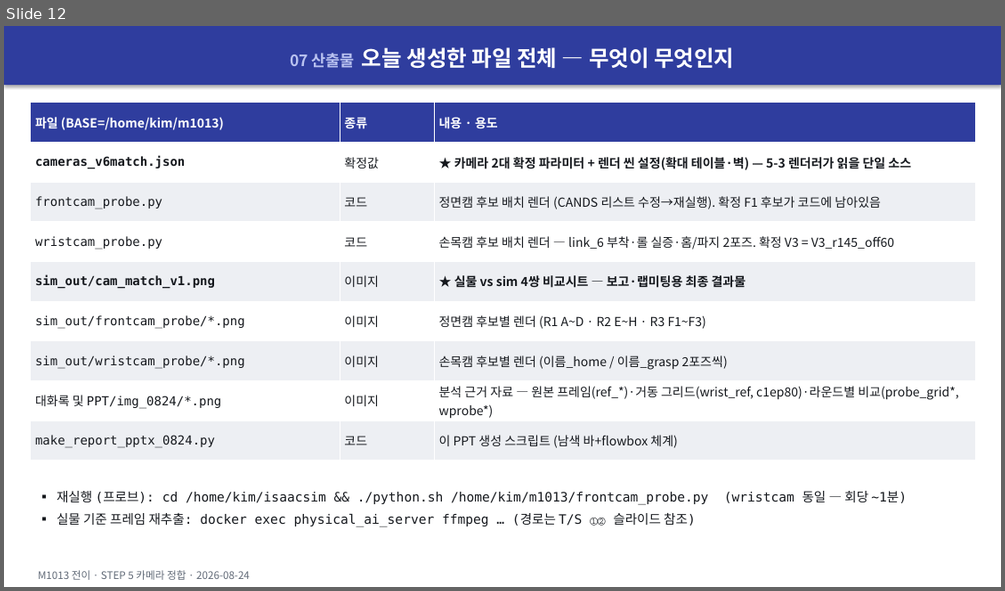
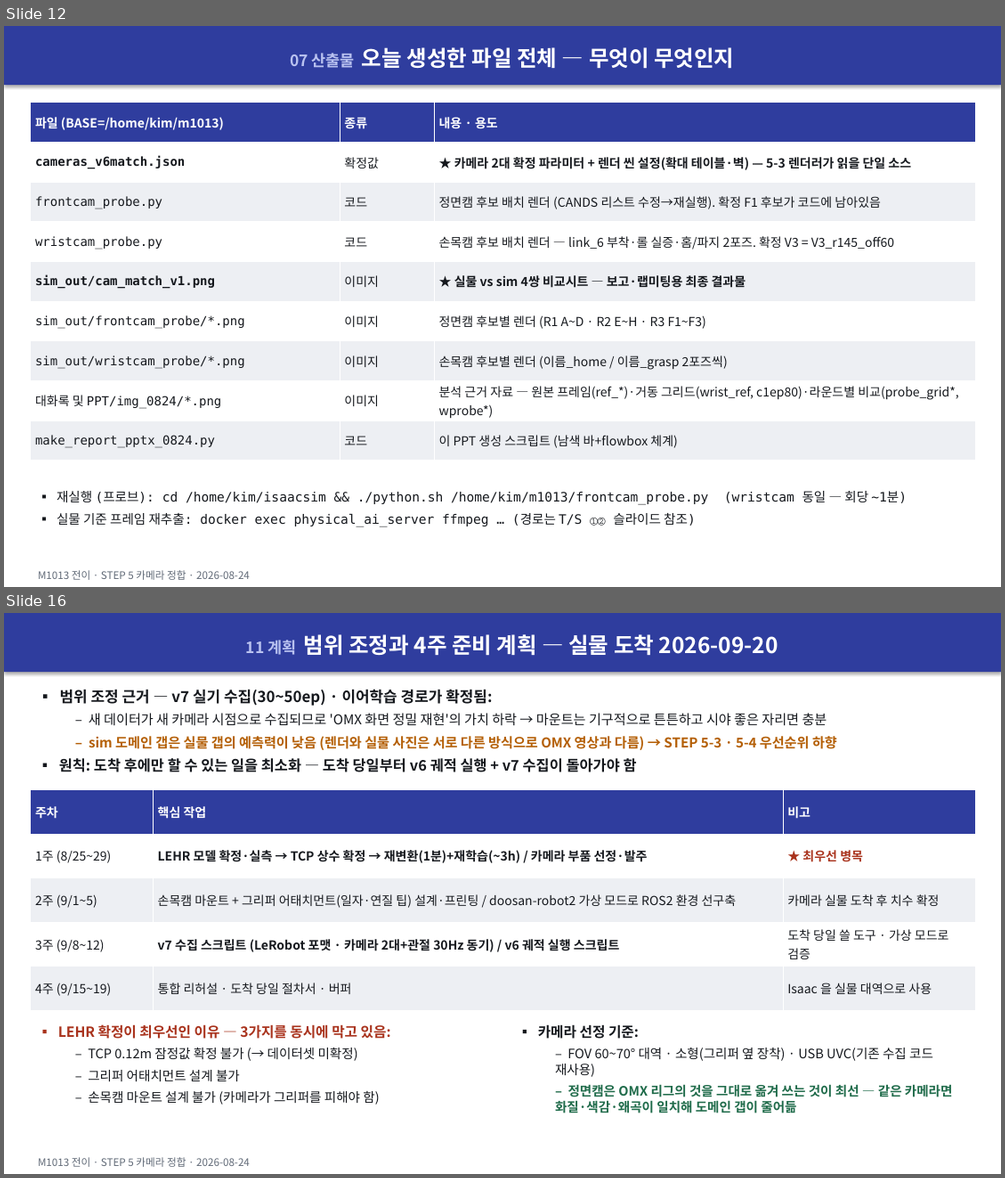
Before and after one commit to dlcodnjs817/m1013, a slide deck: 대화록 및 PPT/M1013_카메라정합_20260824.pptx. Shown one above the other, each under a label of ours: slide 12 before the commit, slides 12 and 16 after it; the slides between them are not shown. The pictures are 1005x591 and 1005x1178 pixels, drawn with LibreOffice and Linux fonts; fonts in the diff are those of the drawing. Boxes give left, top, right and bottom in pixels: in the first picture for what was removed or moved away, otherwise in the second. Text is boxed around its words. In the diff, an @@ line names an element or a change of style, - is before the commit and + after.

```diff
--- a/대화록 및 PPT/M1013_카메라정합_20260824.pptx
+++ b/대화록 및 PPT/M1013_카메라정합_20260824.pptx
@@ slide 16 added at (x1=4, y1=613, x2=1001, y2=1174), background #FFFFFF @@
@@ rectangle added at (x1=4, y1=613, x2=1001, y2=672), fill #2F3D9E, 21 pt, text #FFFFFF, bold @@
+11 계획 범위 조정과 4주 준비 계획 — 실물 도착 2026-09-20
@@ text added at (x1=59, y1=689, x2=837, y2=772), 13 pt, text #15181D, bold @@
+▪ 범위 조정 근거 — v7 실기 수집(30~50ep) · 이어학습 경로가 확정됨:
+  – 새 데이터가 새 카메라 시점으로 수집되므로 'OMX 화면 정밀 재현'의 가치 하락 → 마운트는 기구적으로 튼튼하고 시야 좋은 자리면 충분
+  – sim 도메인 갭은 실물 갭의 예측력이 낮음 (렌더와 실물 사진은 서로 다른 방식으로 OMX 영상과 다름) → STEP 5-3 · 5-4 우선순위 하향
+▪ 원칙: 도착 후에만 할 수 있는 일을 최소화 — 도착 당일부터 v6 궤적 실행 + v7 수집이 돌아가야 함
@@ table added at (x1=30, y1=789, x2=975, y2=1010), 5 rows, 3 columns @@
+주차 | 핵심 작업 | 비고
+1주 (8/25~29) | LEHR 모델 확정·실측 → TCP 상수 확정 → 재변환(1분)+재학습(~3h) / 카메라 부품 선정·발주 | ★ 최우선 병목
+2주 (9/1~5) | 손목캠 마운트 + 그리퍼 어태치먼트(일자·연질 팁) 설계·프린팅 / doosan-robot2 가상 모드로 ROS2 환경 선구축 | 카메라 실물 도착 후 치수 확정
+3주 (9/8~12) | v7 수집 스크립트 (LeRobot 포맷 · 카메라 2대+관절 30Hz 동기) / v6 궤적 실행 스크립트 | 도착 당일 쓸 도구 · 가상 모드로 검증
+4주 (9/15~19) | 통합 리허설 · 도착 당일 절차서 · 버퍼 | Isaac 을 실물 대역으로 사용
@@ text added at (x1=58, y1=1024, x2=391, y2=1104), 12.5 pt, text #15181D @@
+▪ LEHR 확정이 최우선인 이유 — 3가지를 동시에 막고 있음:
+  – TCP 0.12m 잠정값 확정 불가 (→ 데이터셋 미확정)
+  – 그리퍼 어태치먼트 설계 불가
+  – 손목캠 마운트 설계 불가 (카메라가 그리퍼를 피해야 함)
@@ text added at (x1=538, y1=1024, x2=953, y2=1113), 12.5 pt, text #1F6B4A, bold @@
+▪ 카메라 선정 기준:
+  – FOV 60~70° 대역 · 소형(그리퍼 옆 장착) · USB UVC(기존 수집 코드 재사용)
+  – 정면캠은 OMX 리그의 것을 그대로 옮겨 쓰는 것이 최선 — 같은 카메라면 화질·색감·왜곡이 일치해 도메인 갭이 줄어듦
@@ text added at (x1=38, y1=1157, x2=250, y2=1167), 10 pt, text #626B78 @@
+M1013 전이 · STEP 5 카메라 정합 · 2026-08-24
```
Also in this commit, not shown: 4 slides changed, 3 other slides added, 1 slide removed, 2 other files.
